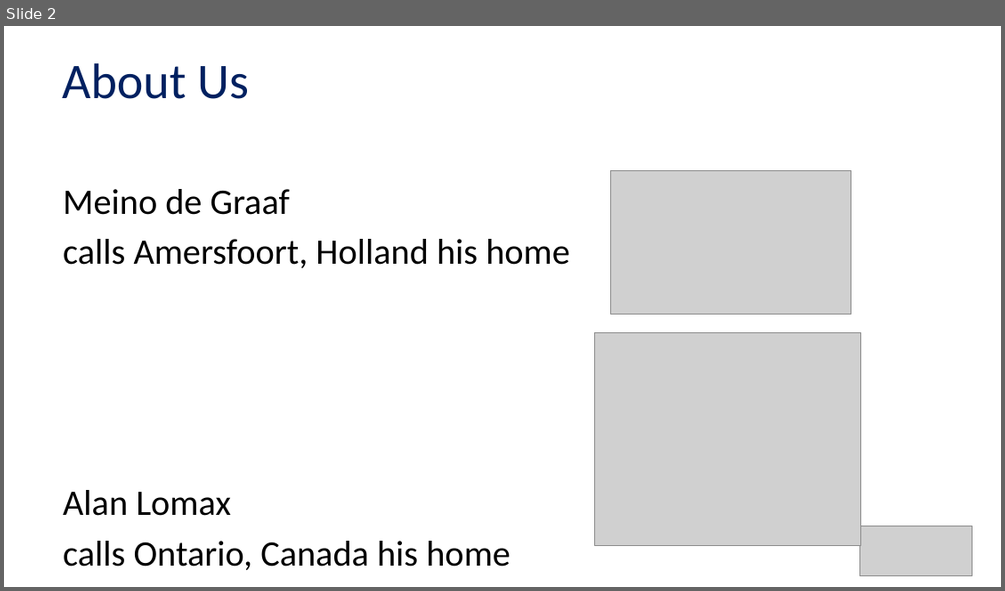
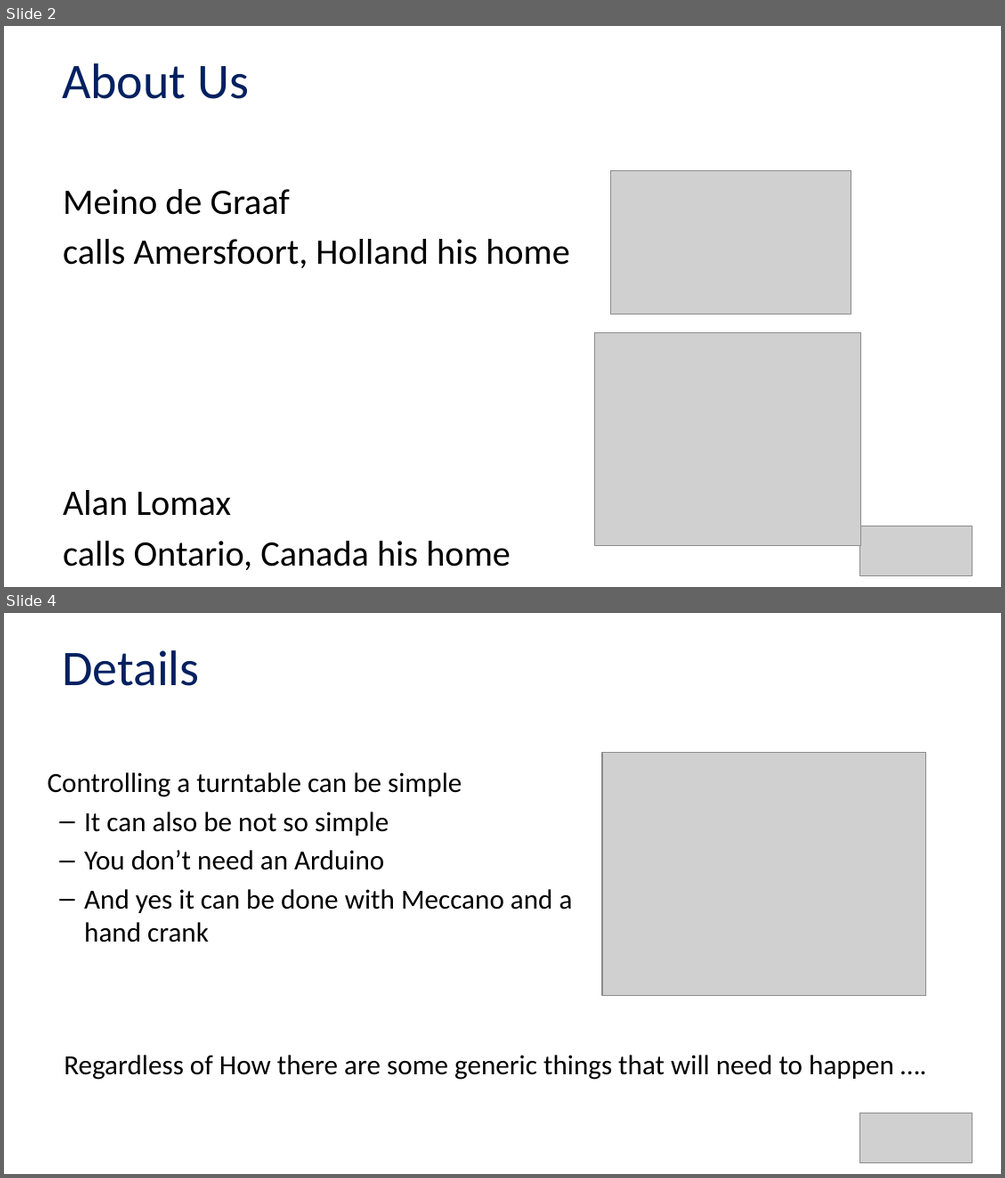
Before and after one commit to Alan-Lomax/MERG-SIG-Presentations, a slide deck: MERG Arduino SIG Turntable Part 1.pptx. Shown one above the other, each under a label of ours: slide 2 before the commit, slides 2 and 4 after it; the slides between them are not shown. The pictures are 1005x591 and 1005x1178 pixels, drawn with LibreOffice and Linux fonts; fonts in the diff are those of the drawing; grey boxes stand for pictures; background and template pictures are left out. Boxes give left, top, right and bottom in pixels: in the first picture for what was removed or moved away, otherwise in the second. Text is boxed around its words. In the diff, an @@ line names an element or a change of style, - is before the commit and + after.

```diff
--- a/MERG Arduino SIG Turntable Part 1.pptx
+++ b/MERG Arduino SIG Turntable Part 1.pptx
@@ slide 4 added at (4,613,1001,1174), background picture (left out) @@
@@ title added at (62,650,199,686), 36 pt, text #002060 @@
+Details
@@ text added at (48,772,573,942), 20 pt, text #000000 @@
+Controlling a turntable can be simple
+  – It can also be not so simple
+  – You don’t need an Arduino
+  – And yes it can be done with Meccano and a hand crank
@@ picture added at (602,753,926,996) @@
@@ text added at (64,1054,894,1079), 20 pt, text #000000 @@
+Regardless of How there are some generic things that will need to happen ….
@@ picture added at (859,1112,971,1162) @@
```
Also in this commit, not shown: 3 slides changed, 4 other slides added, 3 slides removed.
